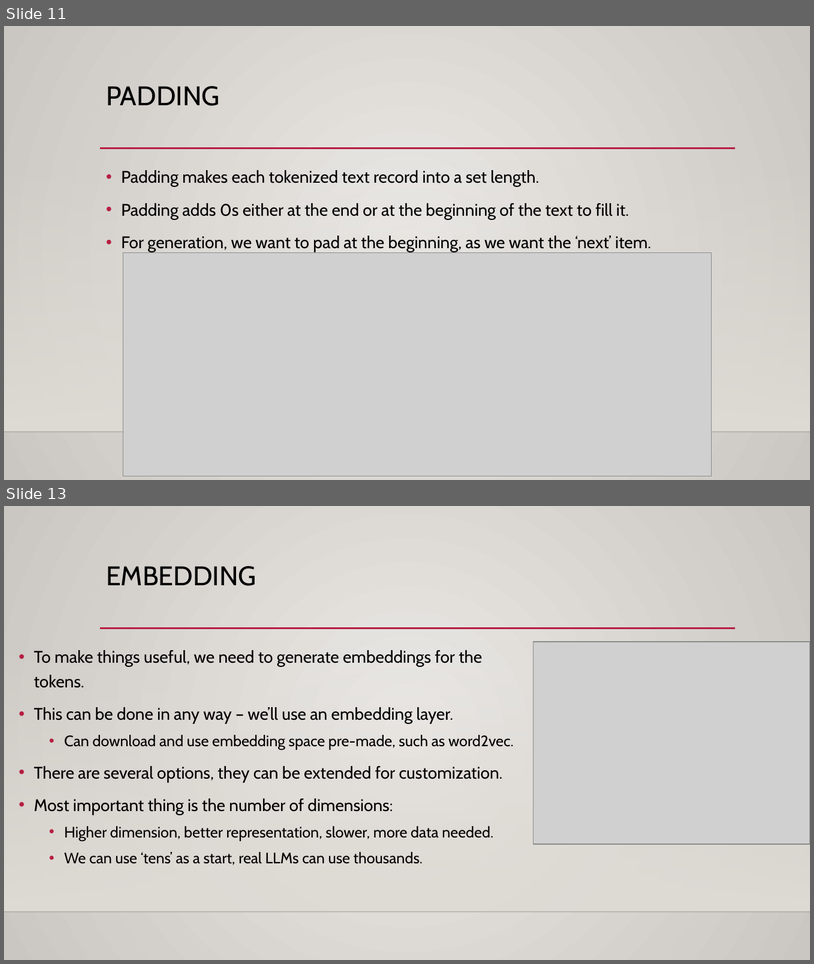
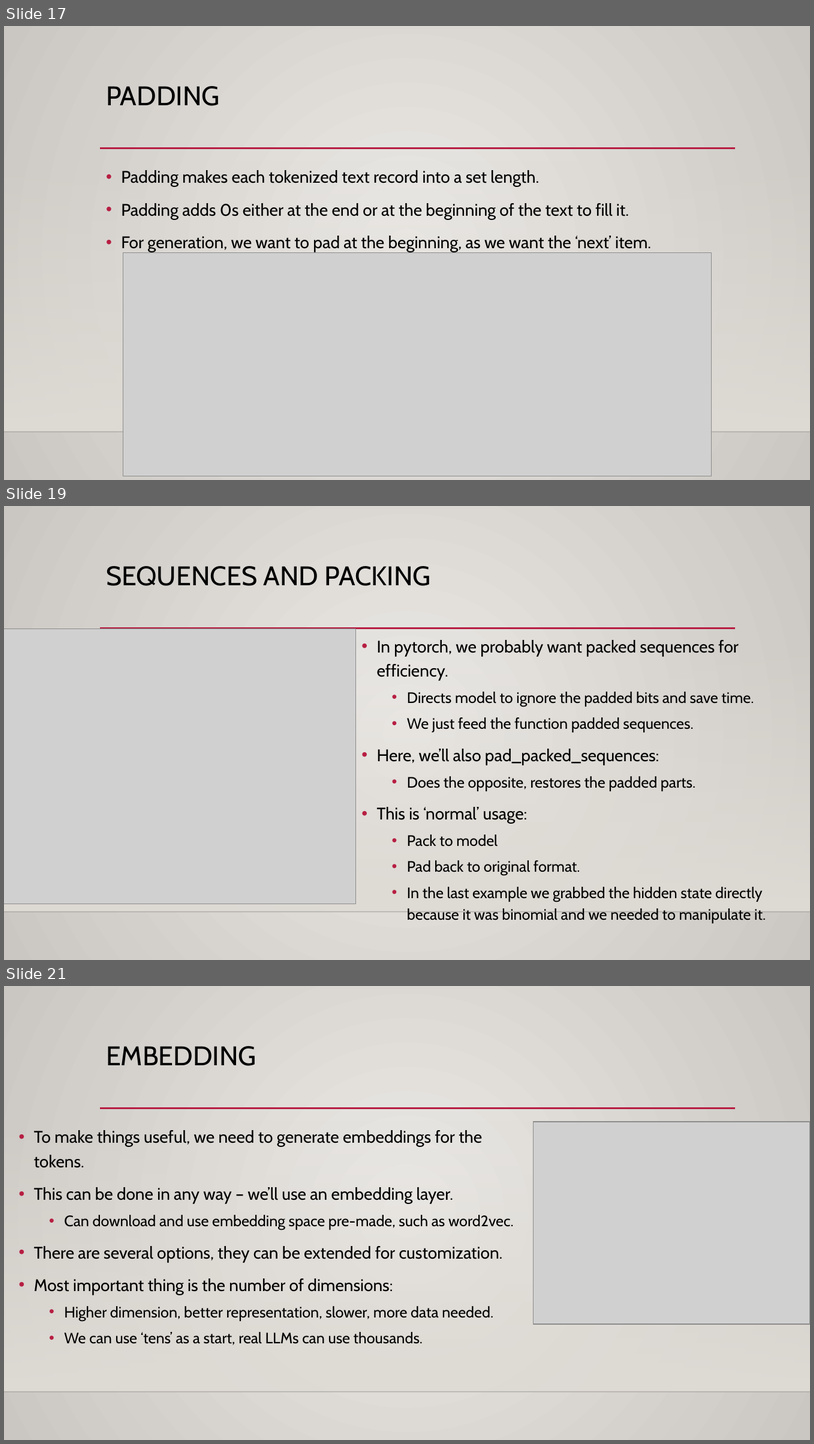
Before and after one commit to AkeemSemperDataScience/Intro_to_Machine_Learning_Students, a slide deck: reference_content/Slides/text_gen_lstm.pptx. Shown one above the other, each under a label of ours: slides 11 and 13 before the commit, slides 17, 19 and 21 after it; the slides between them are not shown. The pictures are 814x964 and 814x1444 pixels, drawn with LibreOffice and Linux fonts; fonts in the diff are those of the drawing; grey boxes stand for pictures; background and template pictures are left out. Boxes give left, top, right and bottom in pixels: in the first picture for what was removed or moved away, otherwise in the second. Text is boxed around its words. In the diff, an @@ line names an element or a change of style, - is before the commit and + after.

```diff
--- a/reference_content/Slides/text_gen_lstm.pptx
+++ b/reference_content/Slides/text_gen_lstm.pptx
@@ slide 19 added at bbox=[4, 506, 810, 960], background gradient #ECEAE7 to #CAC7C1; not listed: 3 template elements that a slide beside it also shows @@
@@ title added at bbox=[106, 566, 431, 586], 32 pt, text #000000 @@
+SEQUENCES AND PACKING
@@ picture added at bbox=[4, 629, 356, 904] @@
@@ text added at bbox=[377, 640, 766, 923], 18 pt, text #000000 @@
+• In pytorch, we probably want packed sequences for efficiency.
+  • Directs model to ignore the padded bits and save time.
+  • We just feed the function padded sequences.
+• Here, we’ll also pad_packed_sequences:
+  • Does the opposite, restores the padded parts.
+• This is ‘normal’ usage:
+  • Pack to model
+  • Pad back to original format.
+  • In the last example we grabbed the hidden state directly because it was binomial and we needed to manipulate it.
@@ what was slide 11 is now slide 17 @@
@@ what was slide 13 is now slide 21 @@
```
Also in this commit, not shown: 8 slides changed, 13 other slides added, 3 other files.
